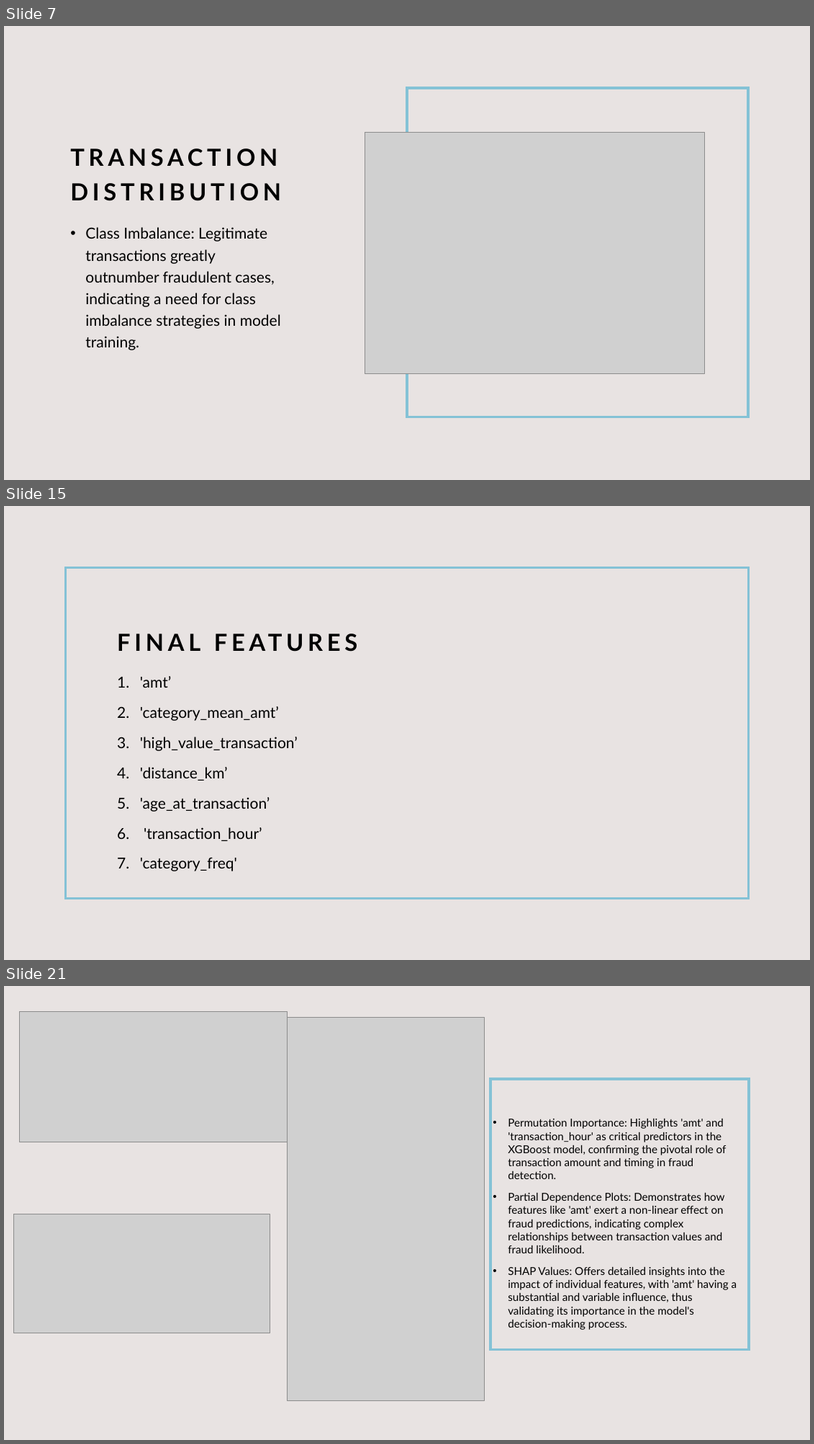
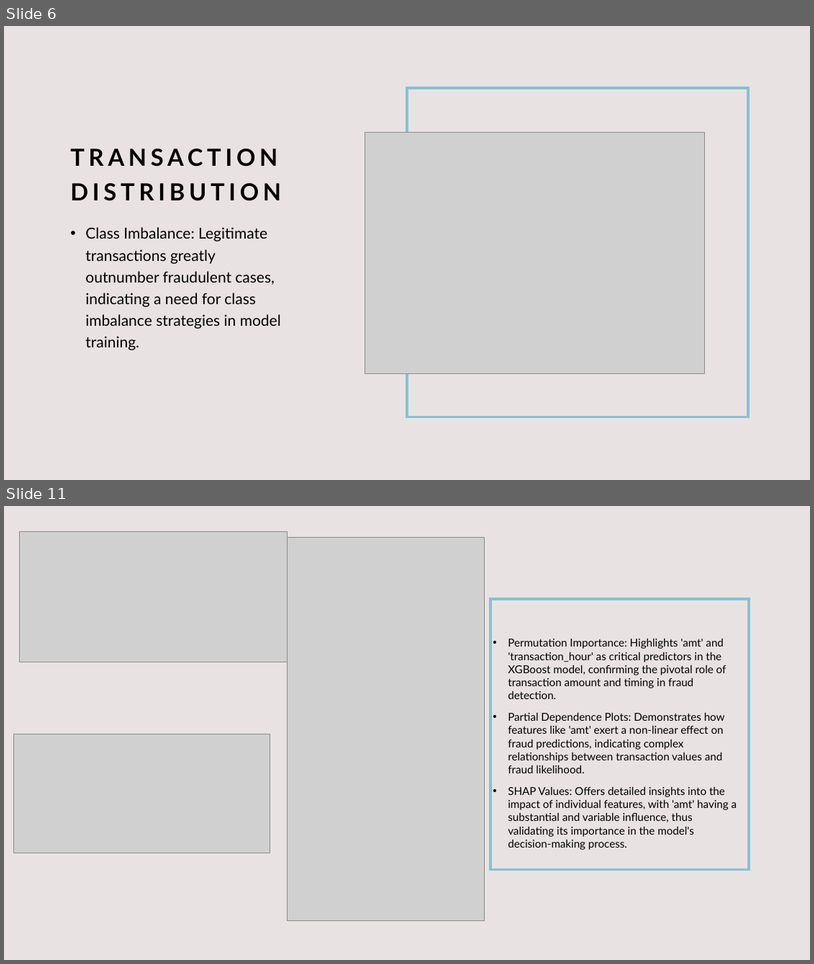
Before and after one commit to AfnanAbdullahi/Capstone_2_Fraud_Detection, a slide deck: Capstone_2_SlideDeck.pptx. Shown one above the other, each under a label of ours: slides 7, 15 and 21 before the commit, slides 6 and 11 after it; the slides between them are not shown. The pictures are 814x1444 and 814x964 pixels, drawn with LibreOffice and Linux fonts; fonts in the diff are those of the drawing; grey boxes stand for pictures. Boxes give left, top, right and bottom in pixels: in the first picture for what was removed or moved away, otherwise in the second. Text is boxed around its words. In the diff, an @@ line names an element or a change of style, - is before the commit and + after.

```diff
--- a/Capstone_2_SlideDeck.pptx
+++ b/Capstone_2_SlideDeck.pptx
@@ slide 15 removed at (4,506,810,960), background #E8E3E2 @@
@@ rectangle removed at (66,568,748,898) @@
@@ title removed at (111,587,705,659) @@
-FINAL FEATURES
@@ text removed at (140,676,298,871) @@
-1. 'amt’
-2. 'category_mean_amt’
-3. 'high_value_transaction’
-4. 'distance_km’
-5. 'age_at_transaction’
-6. 'transaction_hour’
-7. 'category_freq'
@@ what was slide 7 is now slide 6 @@
@@ what was slide 21 is now slide 11 @@
```
Also in this commit, not shown: 8 slides changed, 3 slides added, 11 other slides removed.
